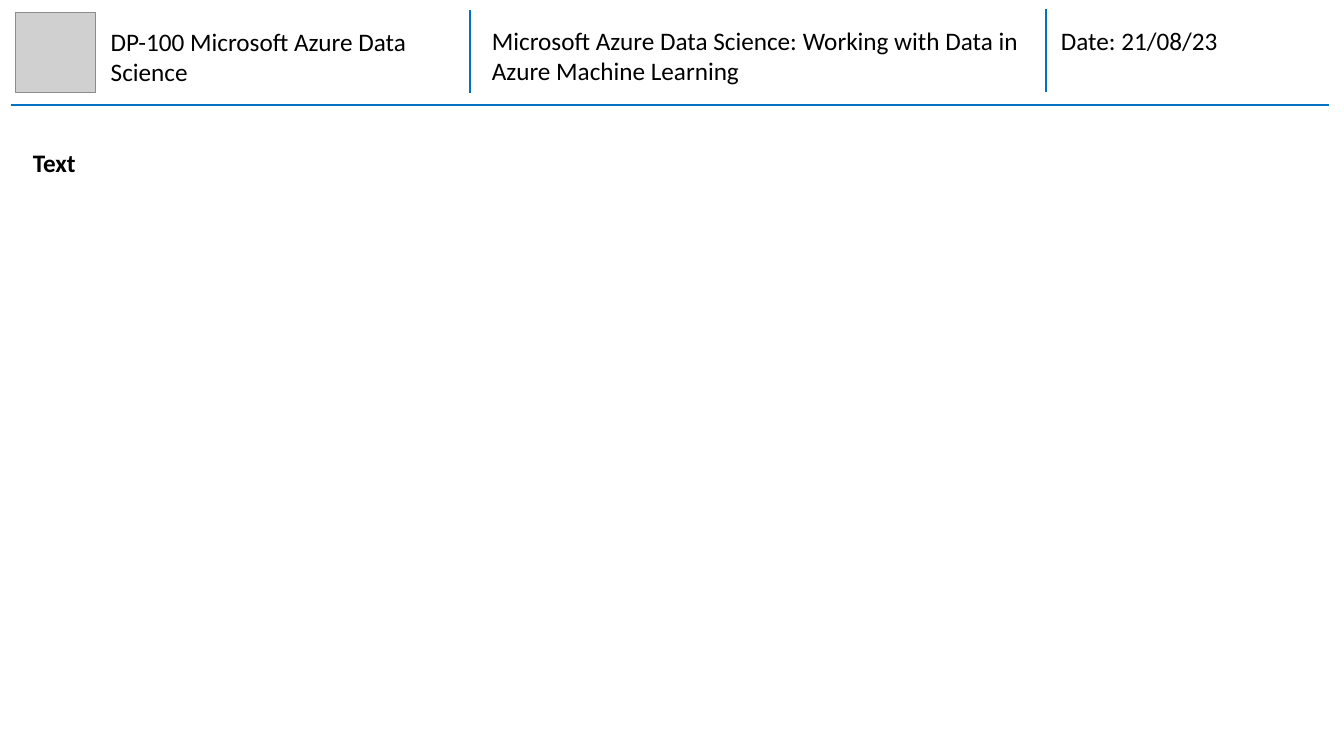
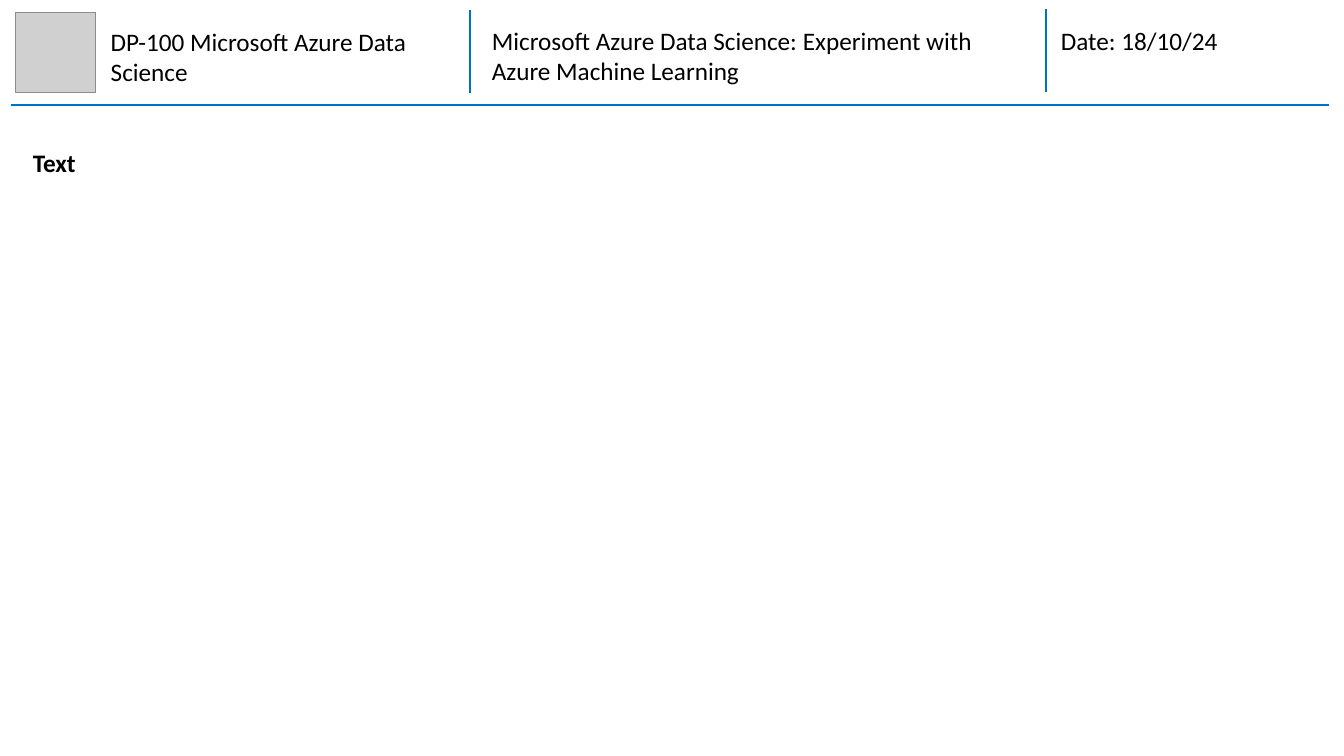
Before and after one commit to mhaythornthwaite/Testing_ML_Algorithms, a slide deck: slide 14 of Azure_DP-100_Data_Science/MJH_DP-100_Azure_DS_Notes.pptx (slide 4 before the commit). Drawn at 1344x756 pixels with LibreOffice and Linux fonts; fonts in the diff are those of the drawing; grey boxes stand for pictures. Boxes give left, top, right and bottom in pixels: in the first picture for what was removed or moved away, otherwise in the second. Text is boxed around its words. In the diff, an @@ line names an element or a change of style, - is before the commit and + after.

Commit message:
Azure DP100 Section 1

```diff
--- a/Azure_DP-100_Data_Science/MJH_DP-100_Azure_DS_Notes.pptx
+++ b/Azure_DP-100_Data_Science/MJH_DP-100_Azure_DS_Notes.pptx
@@ text at box(492, 32, 971, 85): text changed @@
-Microsoft Azure Data Science: Working with Data in Azure Machine Learning
+Microsoft Azure Data Science: Experiment with Azure Machine Learning
@@ text at box(1061, 32, 1217, 51): text changed @@
-Date: 21/08/23
+Date: 18/10/24
```
Also in this commit, not shown: 11 other slides changed, 8 slides added.
